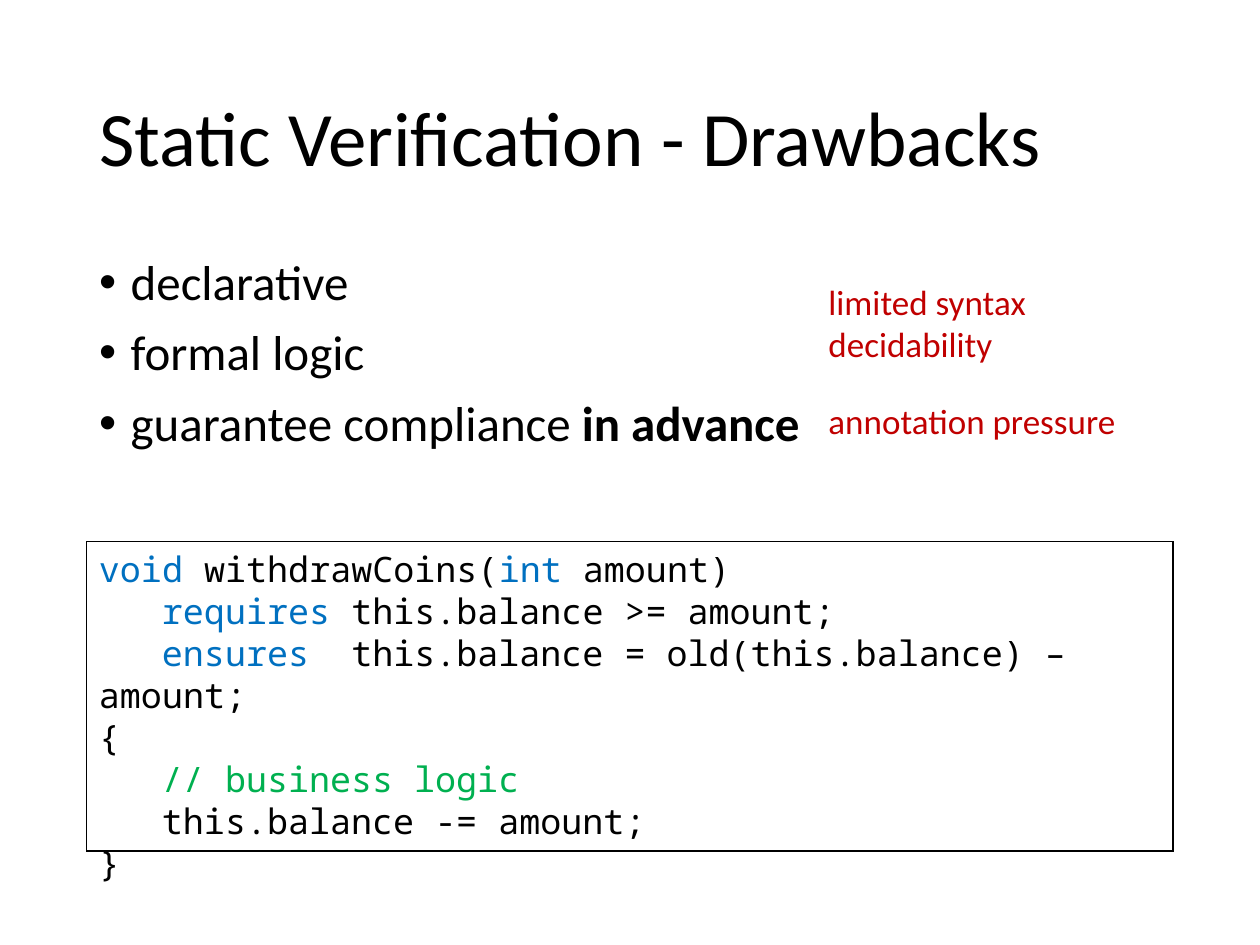
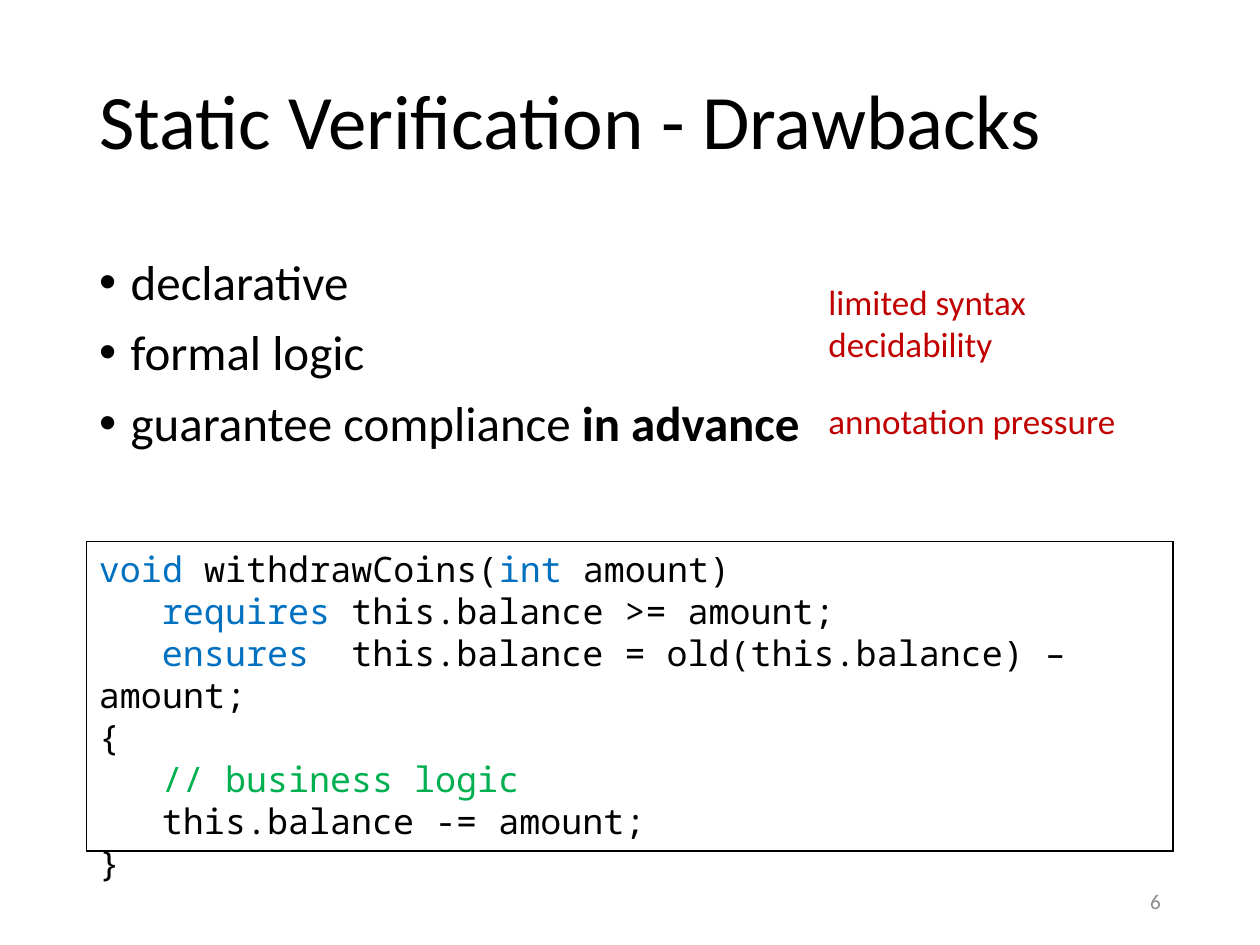
Before and after one commit to olydis/GradVerThesis, a slide deck: slide 6 of presentation/PLunch.pptx. Drawn at 1260x945 pixels with LibreOffice and Linux fonts; fonts in the diff are those of the drawing. Boxes give left, top, right and bottom in pixels: in the first picture for what was removed or moved away, otherwise in the second. Text is boxed around its words. In the diff, an @@ line names an element or a change of style, - is before the commit and + after.

```diff
--- a/presentation/PLunch.pptx
+++ b/presentation/PLunch.pptx
@@ title "Static Verification - Drawbacks": place and size @@
-title "Static Verification - Drawbacks" at box(99, 112, 1040, 167)
+title "Static Verification - Drawbacks" at box(99, 95, 1040, 150)
@@ page number added at box(1150, 895, 1161, 909), 12 pt, text #8C8C8C @@
+6
```
Also in this commit, not shown: 8 other slides changed, 2 slides added, 7 other files.
